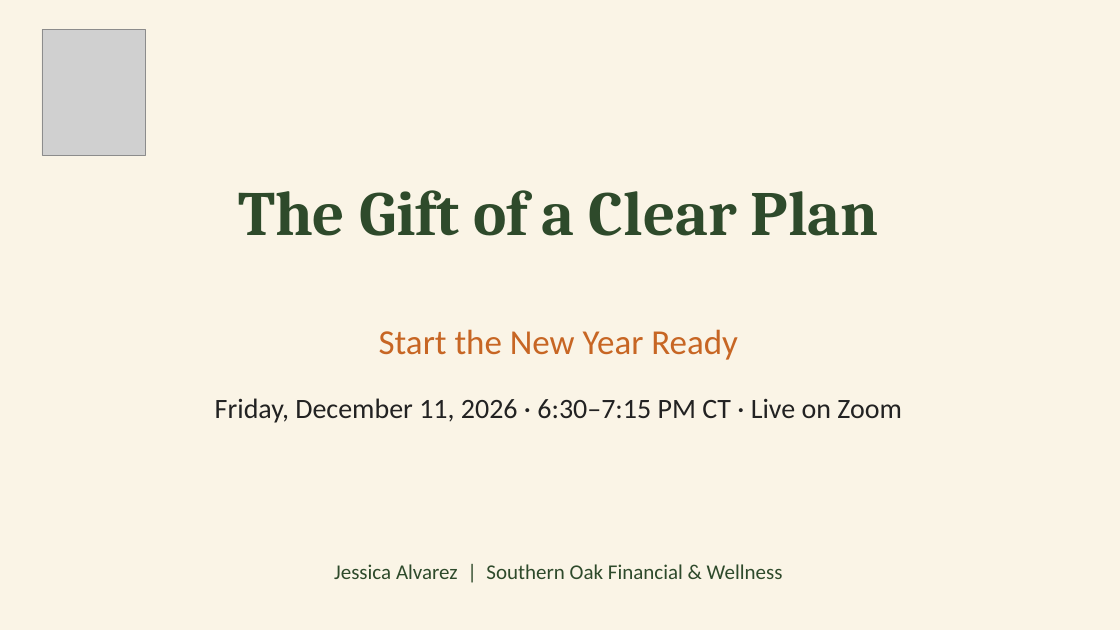
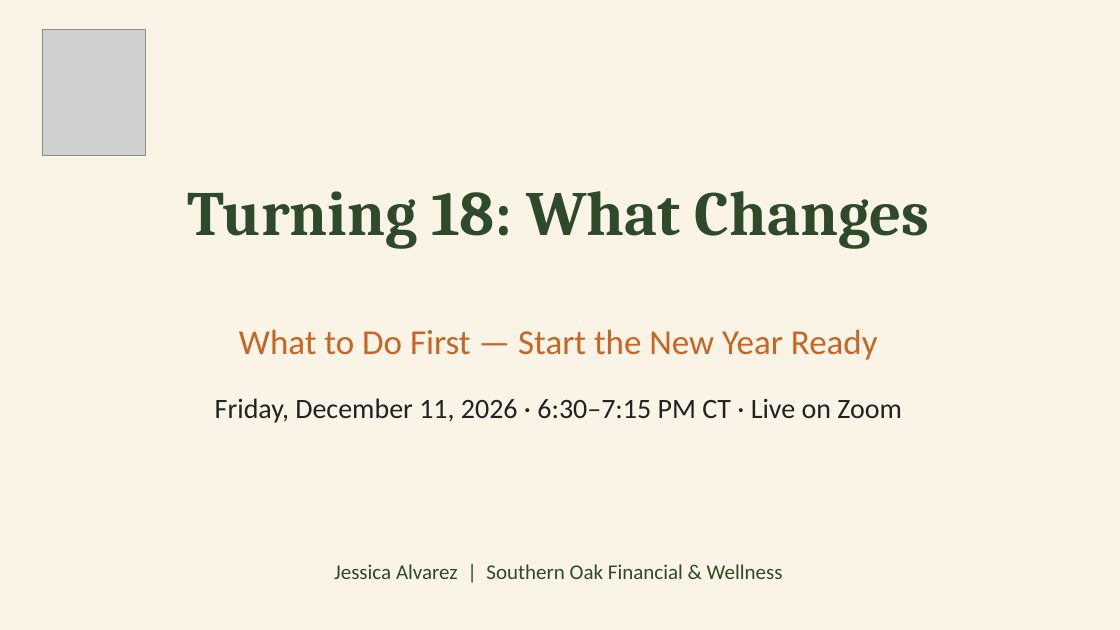
Before and after one commit to southernoakfw-ja/southernoakfw-ja.github.io, a slide deck: slide 1 of assets/Clear-Plan-Webinar-Dec11.pptx. Drawn at 1120x630 pixels with LibreOffice and Linux fonts; fonts in the diff are those of the drawing; grey boxes stand for pictures. Boxes give left, top, right and bottom in pixels: in the first picture for what was removed or moved away, otherwise in the second. Text is boxed around its words. In the diff, an @@ line names an element or a change of style, - is before the commit and + after.

```diff
--- a/assets/Clear-Plan-Webinar-Dec11.pptx
+++ b/assets/Clear-Plan-Webinar-Dec11.pptx
@@ text at (187,191,930,249): text changed @@
-The Gift of a Clear Plan
+Turning 18: What Changes
@@ text at (239,329,878,360): text changed @@
-Start the New Year Ready
+What to Do First — Start the New Year Ready
```
Also in this commit, not shown: 8 other slides changed, 2 slides added, 2 slides removed, 7 other files.
